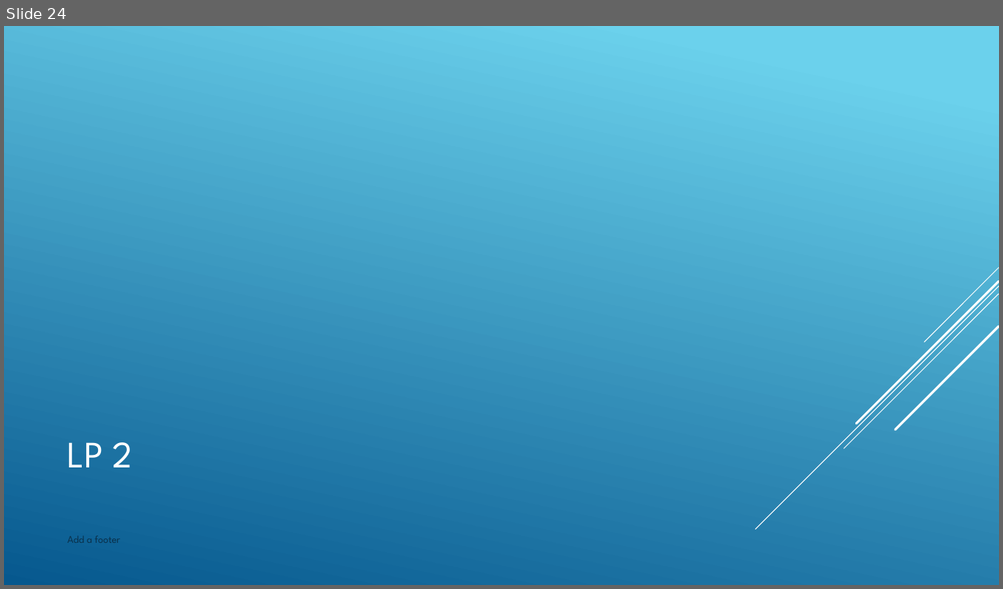
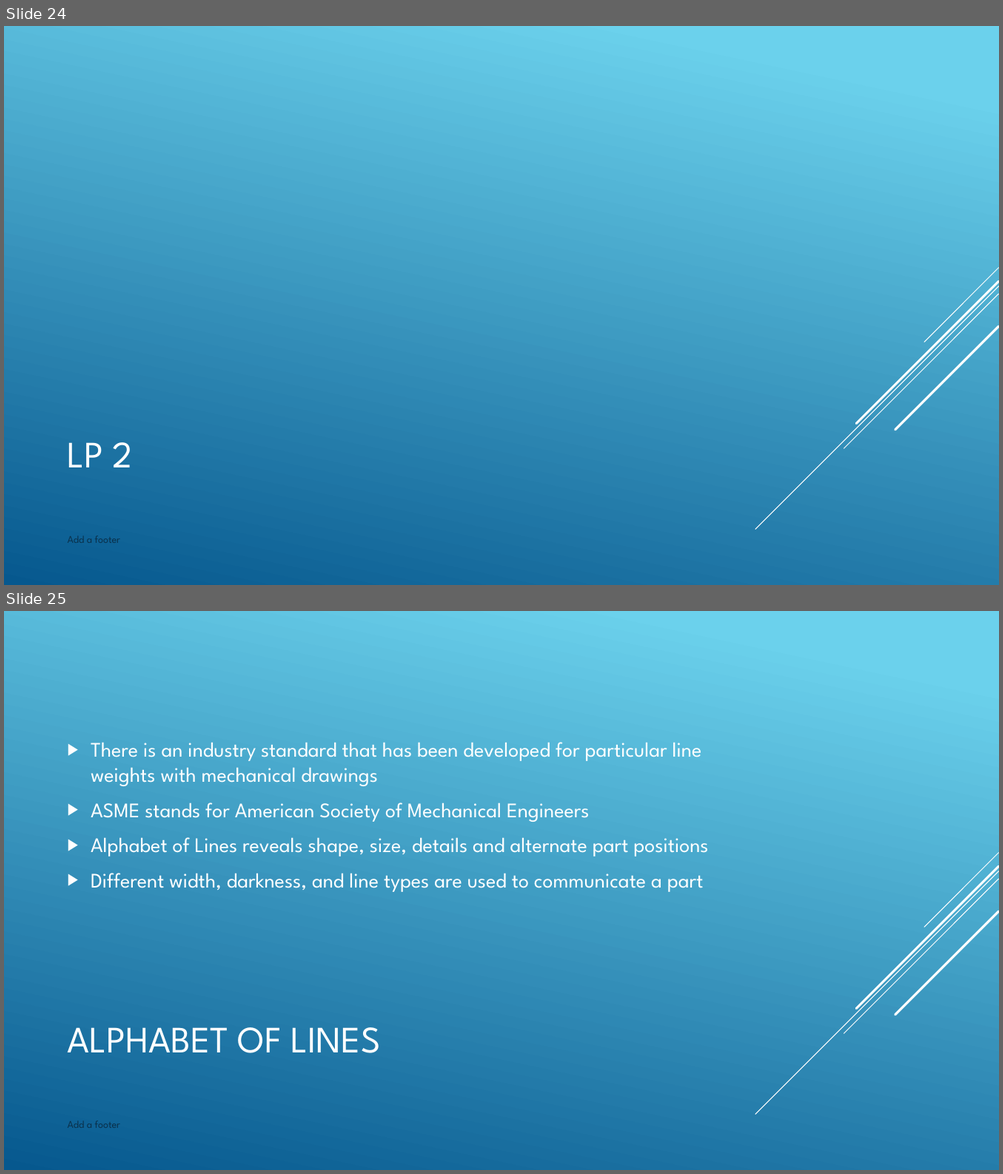
Before and after one commit to nickvertucci/Technology-Education-Curriculum, a slide deck: High School/Design and Drawing for Production/Unit 4 - The Alphabet of Lines/Section 1 - Introduction to Alphabet of Lines/Assets/Unit 4 - Section 1 - Introduction to Alphabet of Line.pptx. Shown one above the other, each under a label of ours: slide 24 before the commit, slides 24 and 25 after it. The pictures are 1003x589 and 1003x1174 pixels, drawn with LibreOffice and Linux fonts; fonts in the diff are those of the drawing. Boxes give left, top, right and bottom in pixels: in the first picture for what was removed or moved away, otherwise in the second. Text is boxed around its words. In the diff, an @@ line names an element or a change of style, - is before the commit and + after.

```diff
--- a/High School/Design and Drawing for Production/Unit 4 - The Alphabet of Lines/Section 1 - Introduction to Alphabet of Lines/Assets/Unit 4 - Section 1 - Introduction to Alphabet of Line.pptx
+++ b/High School/Design and Drawing for Production/Unit 4 - The Alphabet of Lines/Section 1 - Introduction to Alphabet of Lines/Assets/Unit 4 - Section 1 - Introduction to Alphabet of Line.pptx
@@ slide 25 added at [4, 611, 999, 1170], background gradient #6ED2EB to #06588E; not listed: 5 template elements that a slide beside it also shows @@
@@ text added at [91, 742, 708, 892], 20 pt, text #FFFFFF @@
+▶ There is an industry standard that has been developed for particular line weights with mechanical drawings
+▶ ASME stands for American Society of Mechanical Engineers
+▶ Alphabet of Lines reveals shape, size, details and alternate part positions
+▶ Different width, darkness, and line types are used to communicate a part
@@ title added at [68, 1028, 380, 1054], 36 pt, text #FFFFFF @@
+ALPHABET OF LINES
@@ text added at [68, 1121, 120, 1128], 10 pt, text #0A304A @@
+Add a footer
```
Also in this commit, not shown: 3 other files.
